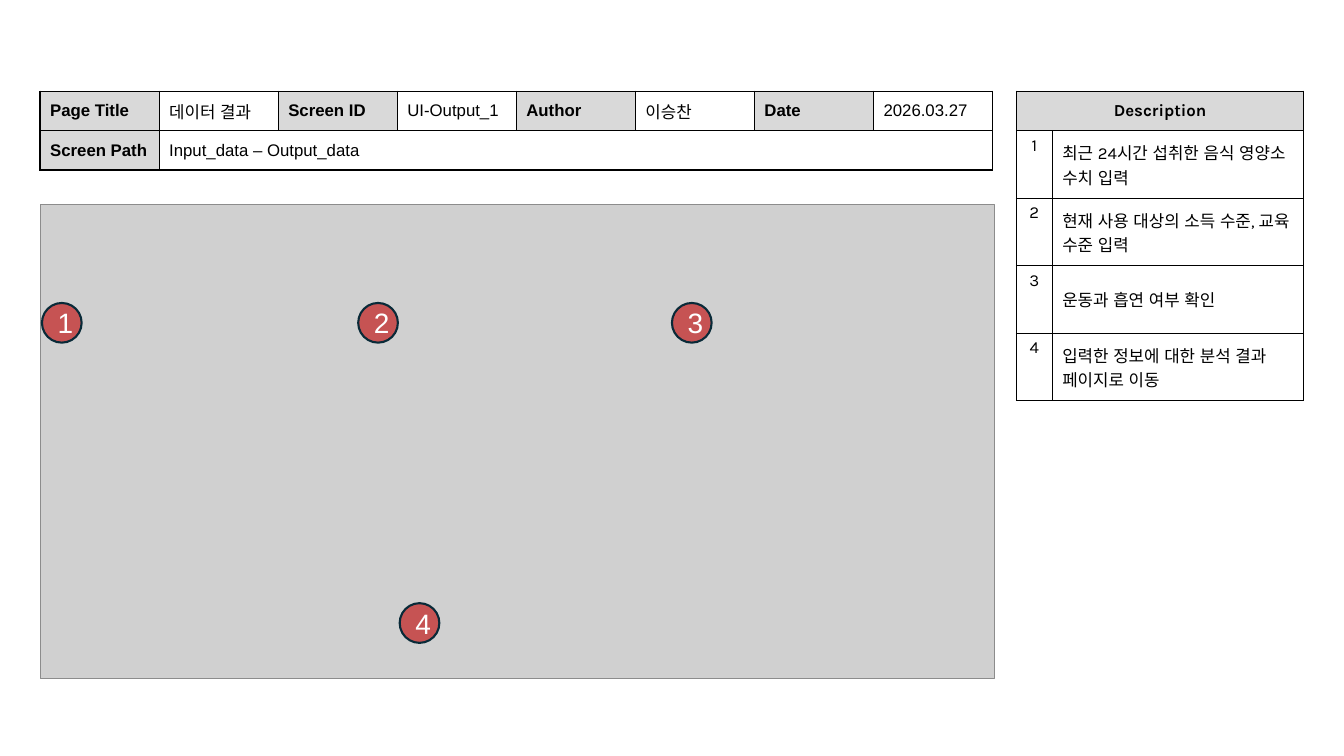
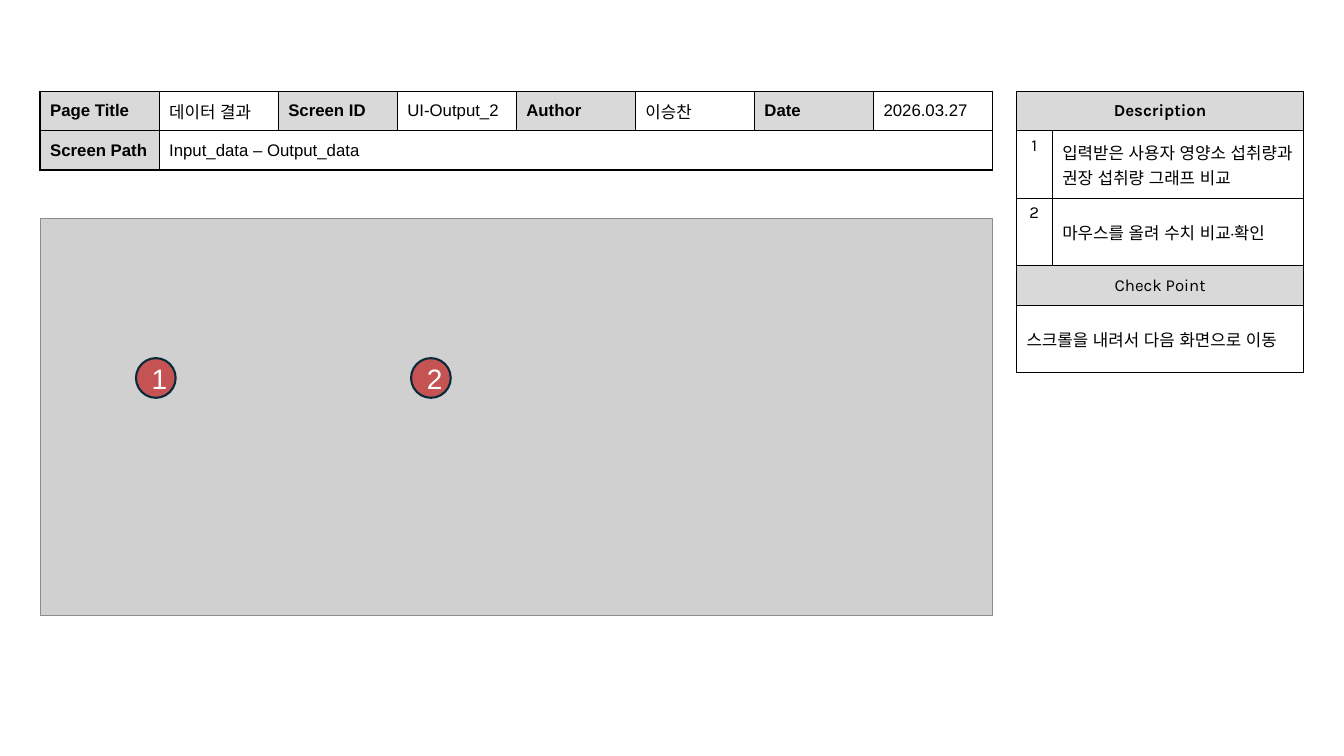
Before and after one commit to dc-inside/LeeSeungChan, a slide deck: slide 8 of 1차 프로젝트/기획/기획서.pptx (slide 9 before the commit). Drawn at 1344x756 pixels with LibreOffice and Linux fonts; fonts in the diff are those of the drawing; grey boxes stand for pictures. Boxes give left, top, right and bottom in pixels: in the first picture for what was removed or moved away, otherwise in the second. Text is boxed around its words. In the diff, an @@ line names an element or a change of style, - is before the commit and + after.

Commit message:
화면설계서 추가

```diff
--- a/1차 프로젝트/기획/기획서.pptx
+++ b/1차 프로젝트/기획/기획서.pptx
@@ table at (40,91,992,169) @@
-row 1, column 4: UI-Output_1
+row 1, column 4: UI-Output_2
@@ table at (1016,91,1305,373) @@
-row 2, column 2: 최근 24시간 섭취한 음식 영양소 수치 입력
+row 2, column 2: 입력받은 사용자 영양소 섭취량과 권장 섭취량 그래프 비교
-row 3, column 2: 현재 사용 대상의 소득 수준, 교육 수준 입력
+row 3, column 2: 마우스를 올려 수치 비교·확인
-row 4, column 1: 3
+row 4, column 1: Check Point
-row 4, column 2: 운동과 흡연 여부 확인
+row 4, column 2: 
-row 5, column 1: 4
+row 5, column 1: 스크롤을 내려서 다음 화면으로 이동
-row 5, column 2: 입력한 정보에 대한 분석 결과 페이지로 이동
+row 5, column 2: 
@@ fill #FFFFFF to #D9D9D9 in row 4, column 1 @@
@@ picture: place and size @@
-picture at (40,205,995,680)
+picture at (40,219,993,616)
@@ ellipse removed at (673,303,712,343) @@
-3
@@ ellipse "1": place and size @@
-ellipse "1" at (42,303,82,343)
+ellipse "1" at (136,358,175,397)
@@ ellipse "2": place and size @@
-ellipse "2" at (358,303,397,343)
+ellipse "2" at (411,358,451,397)
@@ ellipse removed at (400,603,440,642) @@
-4
```
Also in this commit, not shown: 3 other slides changed.
